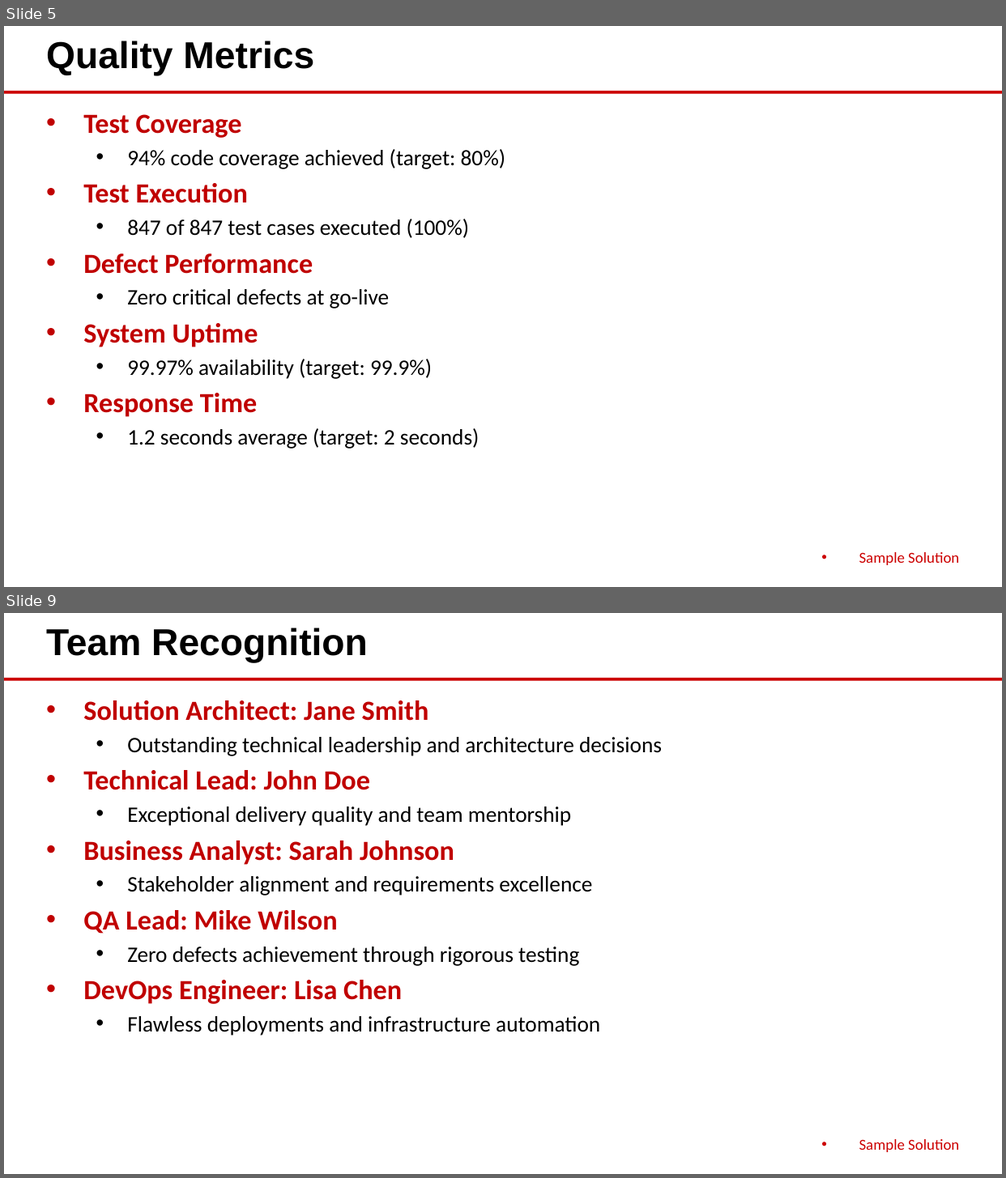
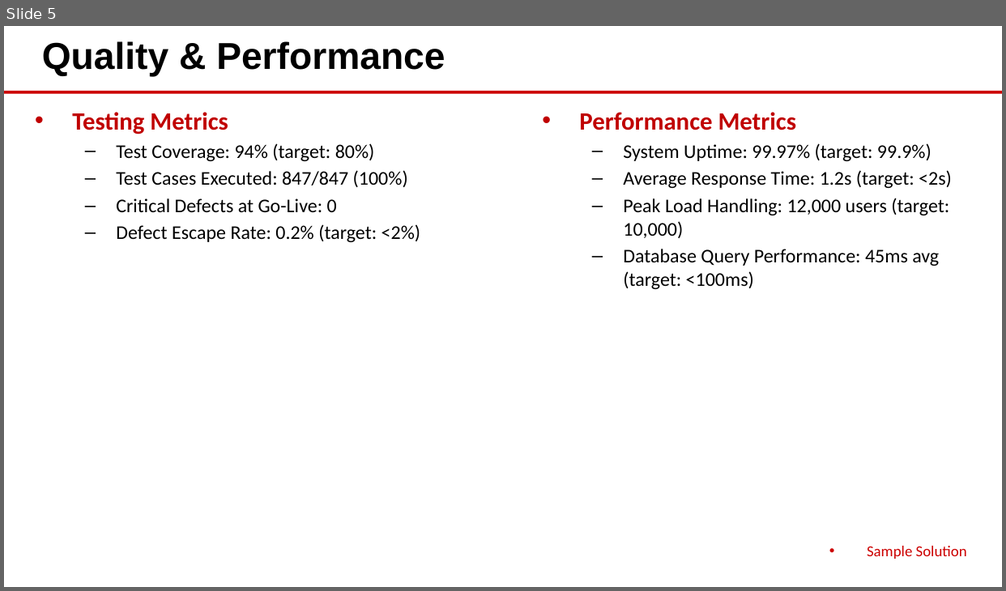
Before and after one commit to eoframework/solutions, a slide deck: solution-template/sample-provider/sample-category/sample-solution/delivery/closeout-presentation.pptx. Shown one above the other, each under a label of ours: slides 5 and 9 before the commit, slide 5 after it; the slides between them are not shown. The pictures are 1006x1178 and 1006x591 pixels, drawn with LibreOffice and Linux fonts; fonts in the diff are those of the drawing. Boxes give left, top, right and bottom in pixels: in the first picture for what was removed or moved away, otherwise in the second. Text is boxed around its words. In the diff, an @@ line names an element or a change of style, - is before the commit and + after.

```diff
--- a/solution-template/sample-provider/sample-category/sample-solution/delivery/closeout-presentation.pptx
+++ b/solution-template/sample-provider/sample-category/sample-solution/delivery/closeout-presentation.pptx
@@ slide 9 removed at [4, 613, 1002, 1174], background #FFFFFF; not listed: 1 template element that a slide beside it also shows @@
@@ text removed at [46, 628, 368, 662] @@
-Team Recognition
@@ text removed at [83, 700, 662, 1036] @@
-• Solution Architect: Jane Smith
-  • Outstanding technical leadership and architecture decisions
-• Technical Lead: John Doe
-  • Exceptional delivery quality and team mentorship
-• Business Analyst: Sarah Johnson
-  • Stakeholder alignment and requirements excellence
-• QA Lead: Mike Wilson
-  • Zero defects achievement through rigorous testing
-• DevOps Engineer: Lisa Chen
-  • Flawless deployments and infrastructure automation
@@ text removed at [859, 1139, 959, 1152] @@
-• Sample Solution
@@ slide 5 changed as well @@
@@ text at [42, 41, 445, 76]: text changed @@
-Quality Metrics
+Quality & Performance
@@ text at [72, 112, 421, 242]: text changed; size 16 to 14 pt @@
-• Test Coverage
-  • 94% code coverage achieved (target: 80%)
-• Test Execution
-  • 847 of 847 test cases executed (100%)
-• Defect Performance
-  • Zero critical defects at go-live
-• System Uptime
-  • 99.97% availability (target: 99.9%)
-• Response Time
-  • 1.2 seconds average (target: 2 seconds)
+• Testing Metrics
+  – Test Coverage: 94% (target: 80%)
+  – Test Cases Executed: 847/847 (100%)
+  – Critical Defects at Go-Live: 0
+  – Defect Escape Rate: 0.2% (target: <2%)
@@ text added at [579, 112, 952, 289], 14 pt, text #000000 @@
+• Performance Metrics
+  – System Uptime: 99.97% (target: 99.9%)
+  – Average Response Time: 1.2s (target: <2s)
+  – Peak Load Handling: 12,000 users (target: 10,000)
+  – Database Query Performance: 45ms avg (target: <100ms)
@@ text "Sample Solution": place and size @@
-text "Sample Solution" at [859, 552, 959, 565]
+text "Sample Solution" at [867, 546, 967, 559]
```
Also in this commit, not shown: 5 other slides changed, 4 slides added, 4 other slides removed, 1 other file.
